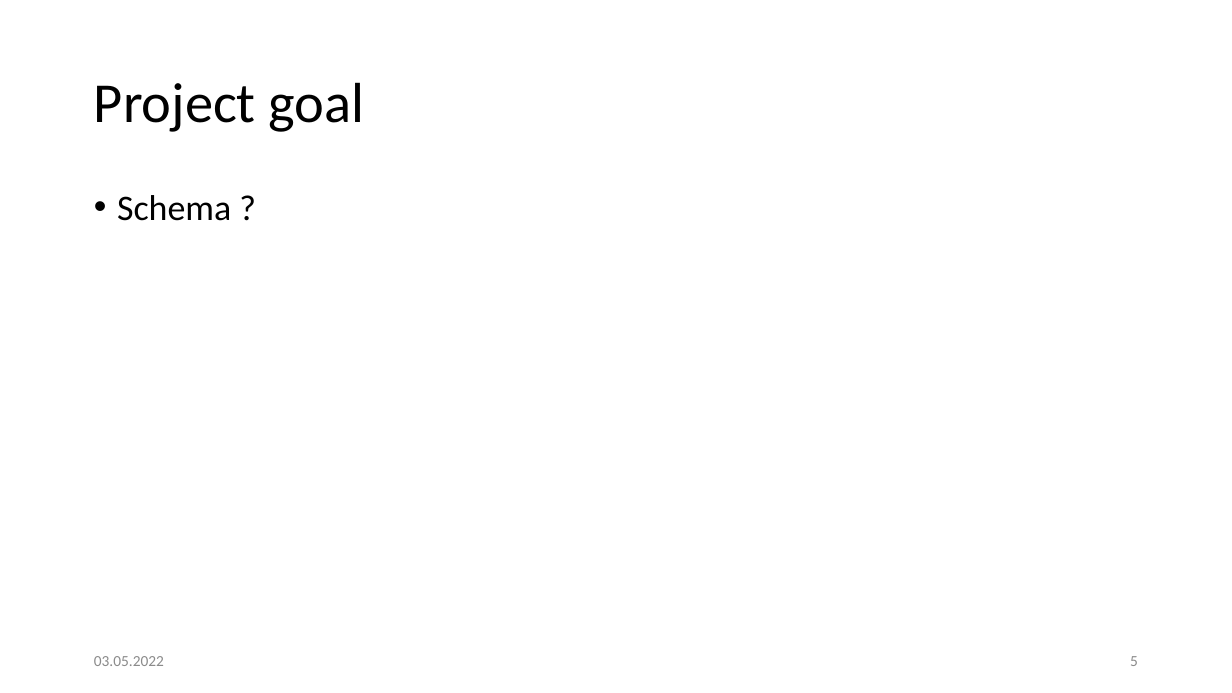
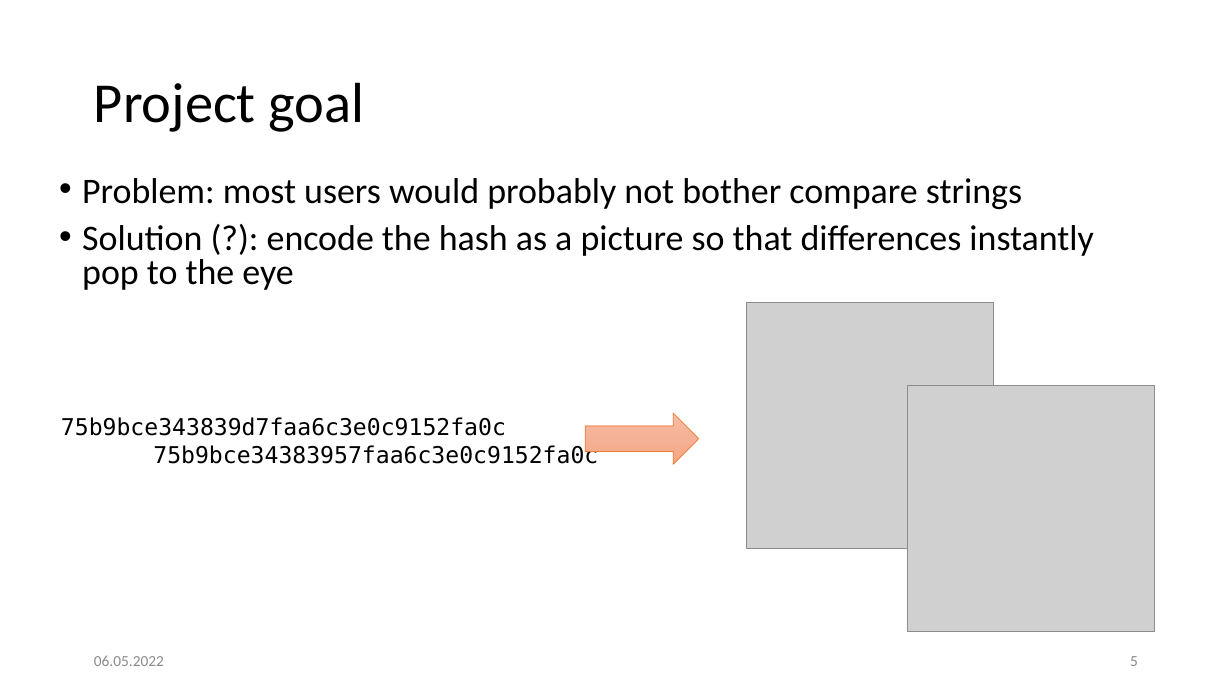
Before and after one commit to LayduA/FourierHash, a slide deck: slide 5 of presentation.pptx. Drawn at 1232x693 pixels with LibreOffice and Linux fonts; fonts in the diff are those of the drawing; grey boxes stand for pictures. Boxes give left, top, right and bottom in pixels: in the first picture for what was removed or moved away, otherwise in the second. Text is boxed around its words. In the diff, an @@ line names an element or a change of style, - is before the commit and + after.

```diff
--- a/presentation.pptx
+++ b/presentation.pptx
@@ text added at [82,178,1093,290], 28 pt, text #000000 @@
+• Problem: most users would probably not bother compare strings
+• Solution (?): encode the hash as a picture so that differences instantly pop to the eye
@@ text removed at [117,195,231,221] @@
-• Schema ?
@@ picture added at [747,302,994,549] @@
@@ picture added at [908,385,1154,632] @@
@@ text added at [61,417,598,464], 18 pt, text #000000 @@
+75b9bce343839d7faa6c3e0c9152fa0c
+75b9bce34383957faa6c3e0c9152fa0c
@@ right arrow added at [585,413,699,464], fill gradient #F7BDA5 to #F5B196 to #F8A582, outline #ED7D31 0.5 pt @@
@@ text at [94,655,164,666]: text changed @@
-03.05.2022
+06.05.2022
```
Also in this commit, not shown: 9 other slides changed, 5 slides added, 1 slide removed, 21 other files.
